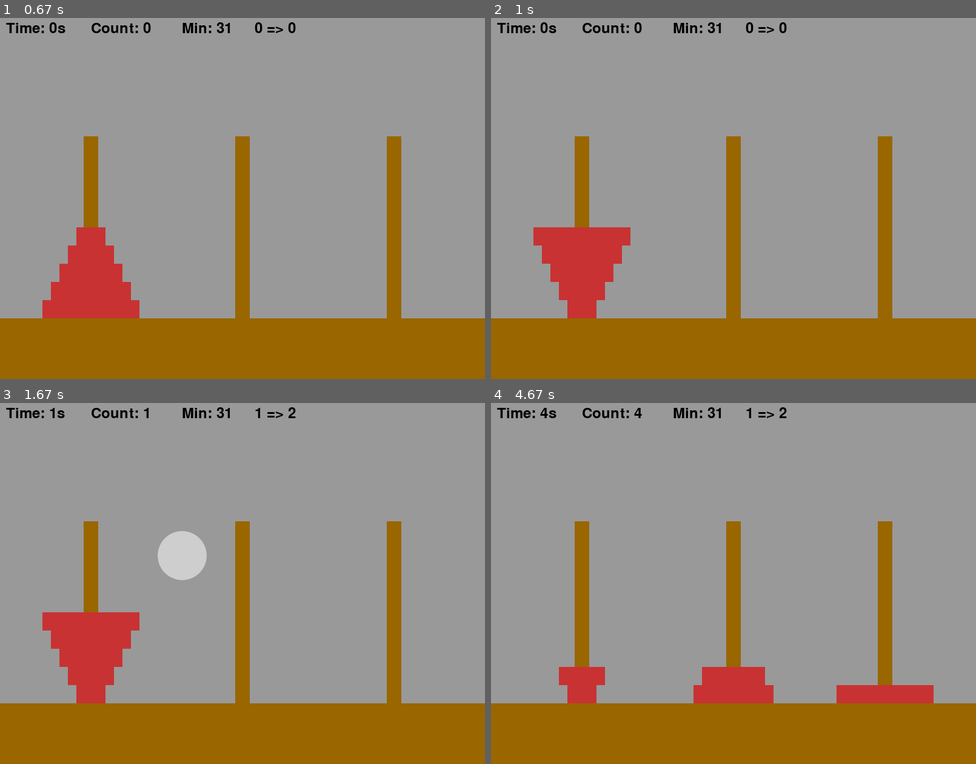
Above: before the commit, frames 1-4 (two rows, left to right).
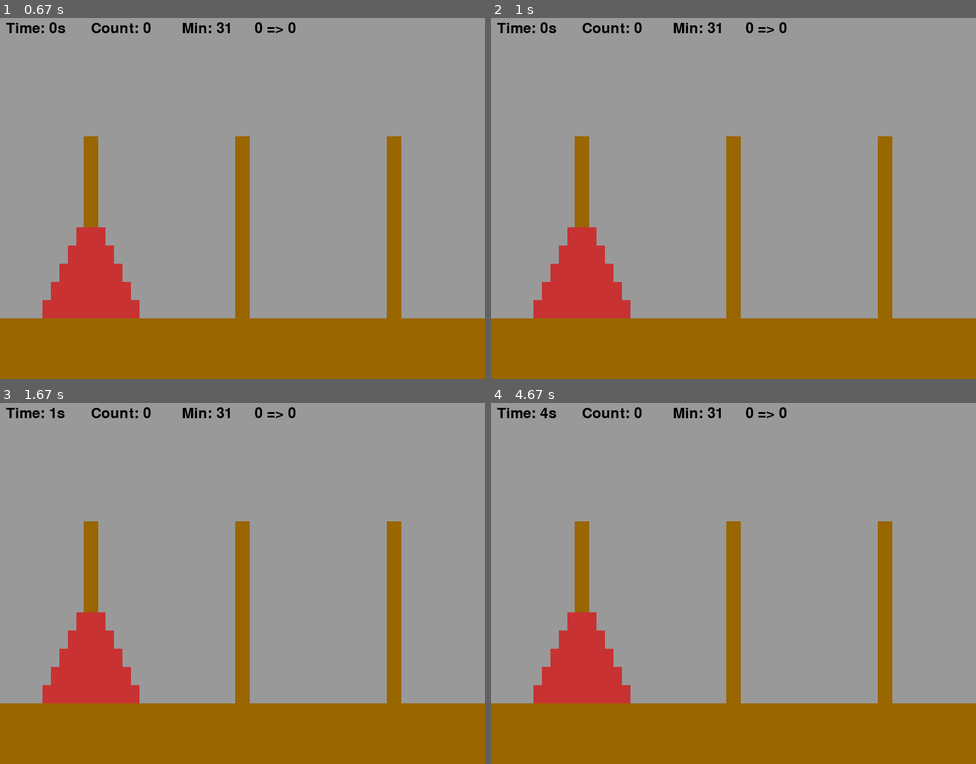
Above: after the commit, the same moments.

Repository: dhrjsfud0522/pygame
Game: pygame game, started from Tower_of_Hanoi.py
Same seed, same stepped clock (60 frames per second), same inputs: the game is played once before the commit and once after it.
Inputs (mouse positions are in pixels of both pictures, inside the frame that each line leads up to):
- Up to frame 1 (0.67 s): tap Space at 0.33 s
- Up to frame 2 (1 s): hold R from 0.67 s (still down)
- Up to frame 3 (1.67 s): release R at 1.2 s; click (111, 565) at 1.28 s; click (184, 554) at 1.62 s
- Up to frame 4 (4.67 s): click (738, 467) at 1.95 s; click (815, 709) at 3.18 s; click (592, 507) at 3.52 s; click (709, 587) at 3.85 s; click (617, 637) at 4.18 s; click (723, 709) at 4.52 s

Frame 1 is identical in both runs. In frame 2, 2.1% of the frame differs, in the area x 8-29%, y 57-84%; in frame 3, 3.3%; in frame 4, 5.1%, in the area x 8-92%, y 1-84%.

Commit message:
껐을때 오류

Diff:
--- a/Tower_of_Hanoi.py
+++ b/Tower_of_Hanoi.py
@@ -77,7 +77,19 @@
         return(l1, l2, l3)
 
 time = 0
+time_m = 0
 end = 0
+r = True
+running = True
+
+def quit_():
+    global r
+    global running
+    for event in pygame.event.get():
+        if event.type == pygame.QUIT:
+            r = False
+            running = False
+            pygame.quit()
 
 def game(s1, s2, s3, m):
     global step
@@ -86,11 +98,14 @@
     global count
     global time
     global end
-    time_m = 0
+    global time_m
     effect = 0
-    running = True
+    global running
+    global r
 
     while running:
+        quit_()
+        time = (pygame.time.get_ticks()) // 1000 - time_m
         if end == 0:
             screen.fill(BACKGROUND)
             ring = Ring()
@@ -103,9 +118,10 @@
             ring.draw(s3, screen, 3)
             for event in pygame.event.get():
                 if event.type == pygame.QUIT:
+                    r = False
                     running = False
-
-                elif event.type == pygame.MOUSEBUTTONDOWN and event.button == 1:
+                    pygame.quit()
+                if event.type == pygame.MOUSEBUTTONDOWN and event.button == 1:
                     mouse_x = pygame.mouse.get_pos()[0]
                     effect_image.get_rect()
                     size = effect_image.get_width() // 2
@@ -124,13 +140,7 @@
 
                 elif event.type == pygame.KEYDOWN:
                     if event.key == pygame.K_r:
-                        s1 = list(range(1, 6))
-                        s2 = []
-                        s3 = []
-                        choise = 0
-                        change = 0
-                        count = 0
-                        time_m += time
+                        main()
 
             if effect == 1:
                 effect_image.get_rect()
@@ -142,8 +152,6 @@
             if s3 == s_c:
                 end = 1
 
-            time = (pygame.time.get_ticks()) // 1000 - time_m
-
             font = pygame.font.Font(None, 36)
             timer_text = "Time: " + str(time) + "s"
             timer_surface = font.render(timer_text, True, (0, 0, 0))
@@ -153,7 +161,7 @@
             count_surface = font.render(count_text, True, (0, 0, 0))
             screen.blit(count_surface, (150, 10))
 
-            min_text = "Min: " + str(2 ** 5 - 1)
+            min_text = "Min: " + str(2 ** (m - 1) - 1)
             min_surface = font.render(min_text, True, (0, 0, 0))
             screen.blit(min_surface, (300, 10))
 
@@ -176,53 +184,59 @@
             screen.blit(surface, (330 ,330))
             surface = font.render("Count: " + str(count), True, (0, 0, 0))
             screen.blit(surface, (330 ,370))
-            surface = font.render("Min: " + "31", True, (0, 0, 0))
+            surface = font.render("Min: " + str(2 ** (m - 1) - 1), True, (0, 0, 0))
             screen.blit(surface, (330 ,410))
             for event in pygame.event.get():
-                if event.type == pygame.QUIT:
-                    running = False
-                elif event.type == pygame.KEYDOWN:
+                if event.type == pygame.KEYDOWN:
                     if event.key == pygame.K_r:
-                        choise = 0
-                        change = 0
-                        count = 0
-                        time_m += time
-                        end = 0
+                        main()
 
         pygame.display.flip()
         clock.tick(60)
-    pygame.quit()
+
 
 def main():
+    global r
+    global running
+    global time
+    global time_m
     m = 6
-    r = True
-    while r:
-        screen.fill(BACKGROUND)
-        for event in pygame.event.get():
-            if event.type == pygame.QUIT:
-                pygame.quit()
-            elif event.type == pygame.KEYDOWN:
-                if event.key == pygame.K_5:
-                    m = 6
-                elif event.key == pygame.K_6:
-                    m = 7
-                elif event.key == pygame.K_7:
-                    m = 8
-                elif event.key == pygame.K_8:
-                    m = 9
-                elif event.key == pygame.K_9:
-                    m = 10
-                elif event.key == pygame.K_SPACE:
+    while True:
+        if r:
+            time = (pygame.time.get_ticks()) // 1000
+            screen.fill(BACKGROUND)
+            for event in pygame.event.get():
+                if event.type == pygame.QUIT:
                     r = False
-                    game(s1, s2, s3, m)
-        if not r:
+                    running = False
+                    pygame.quit()
+                elif event.type == pygame.KEYDOWN:
+                    if event.key == pygame.K_3:
+                        m = 4
+                    elif event.key == pygame.K_4:
+                        m = 5
+                    elif event.key == pygame.K_5:
+                        m = 6
+                    elif event.key == pygame.K_6:
+                        m = 7
+                    elif event.key == pygame.K_7:
+                        m = 8
+                    elif event.key == pygame.K_8:
+                        m = 9
+                    elif event.key == pygame.K_9:
+                        m = 10
+                    elif event.key == pygame.K_SPACE:
+                        print("aa")
+                        time_m = time
+                        game(s1, s2, s3, m)
+                        r = False
+
+            s1 = list(range(1, m))
+            s1.reverse()
+            s2 = []
+            s3 = []
+            pygame.display.flip()
+            clock.tick(60)
+        else:
             break
-
-        s1 = list(range(1, m))
-        s1.reverse()
-        s2 = []
-        s3 = []
-        pygame.display.flip()
-        clock.tick(60)
-
 main()
